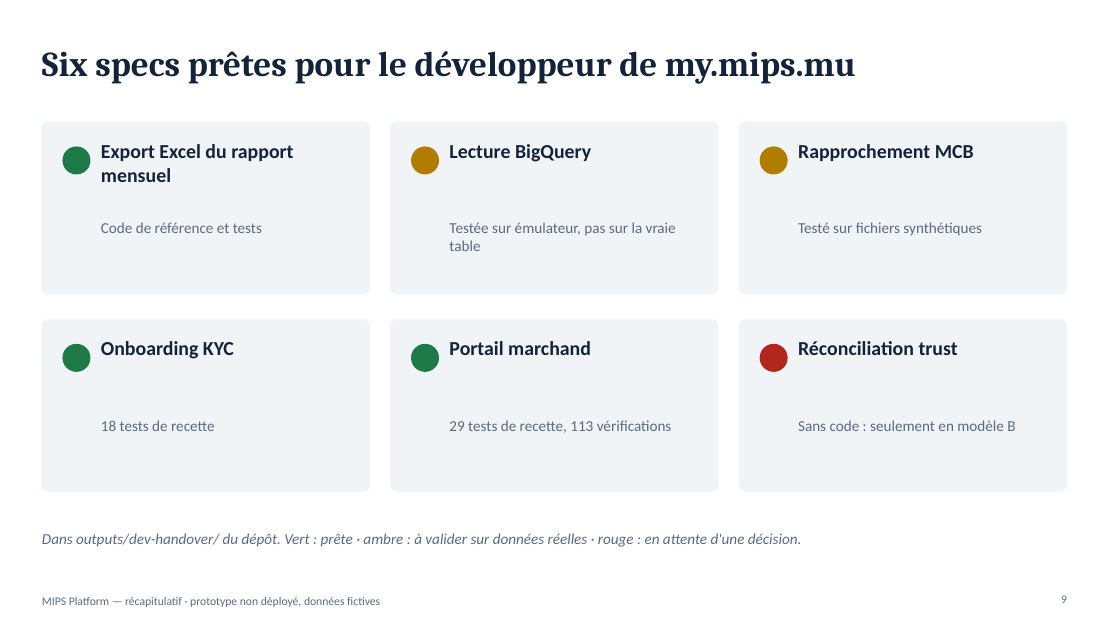
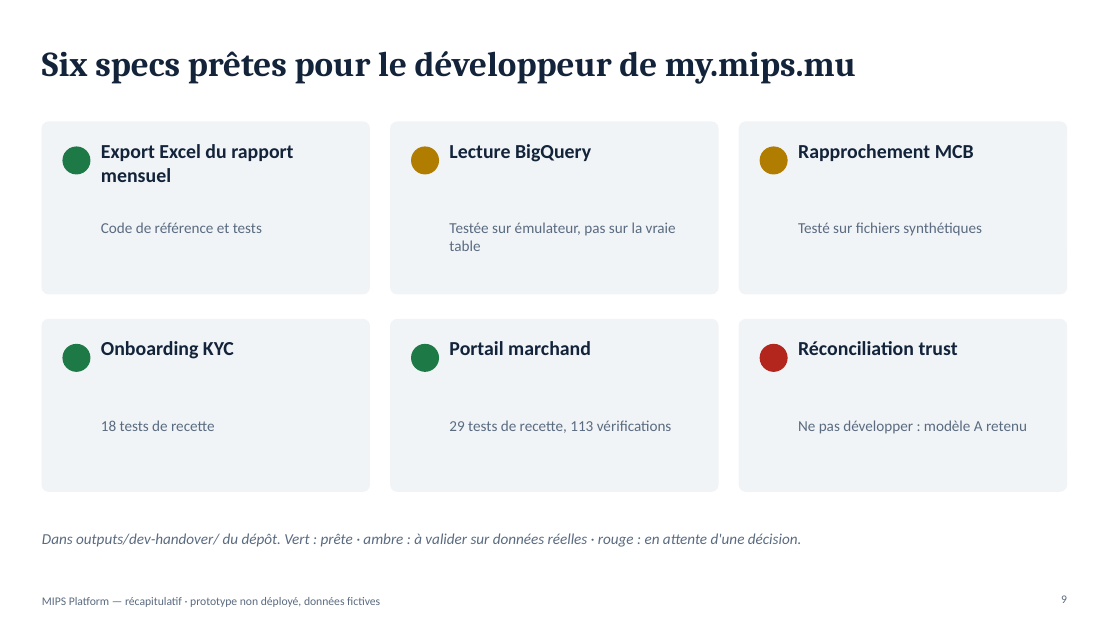
Before and after one commit to fmassonmips/mips-platform, a slide deck: slide 9 of outputs/recap/MIPS-recapitulatif.pptx. Drawn at 1120x630 pixels with LibreOffice and Linux fonts; fonts in the diff are those of the drawing. Boxes give left, top, right and bottom in pixels: in the first picture for what was removed or moved away, otherwise in the second. Text is boxed around its words. In the diff, an @@ line names an element or a change of style, - is before the commit and + after.

```diff
--- a/outputs/recap/MIPS-recapitulatif.pptx
+++ b/outputs/recap/MIPS-recapitulatif.pptx
@@ text at (798, 420, 1027, 434): text changed @@
-Sans code : seulement en modèle B
+Ne pas développer : modèle A retenu
```
Also in this commit, not shown: 5 other slides changed, 3 other files.
